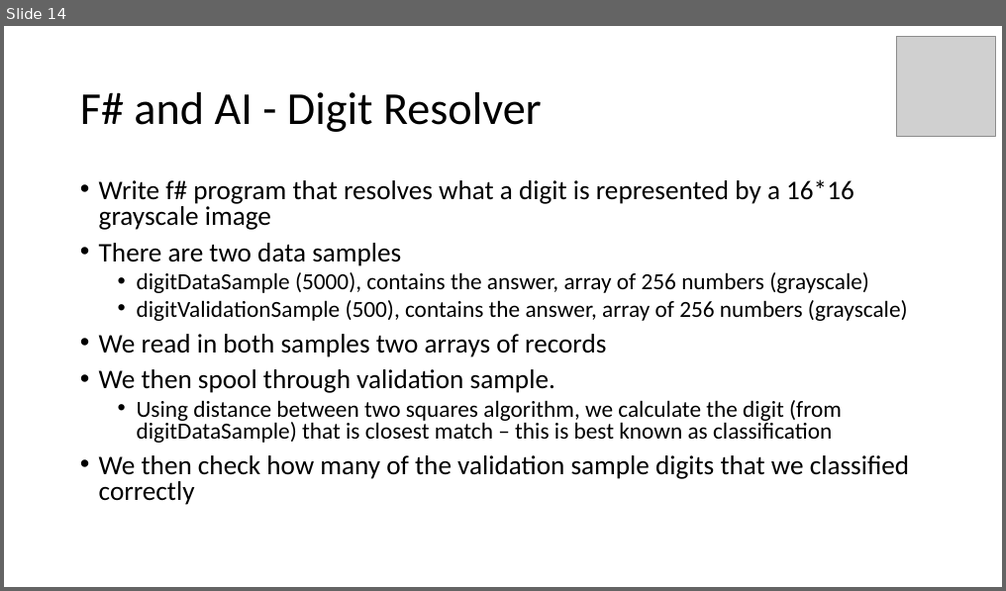
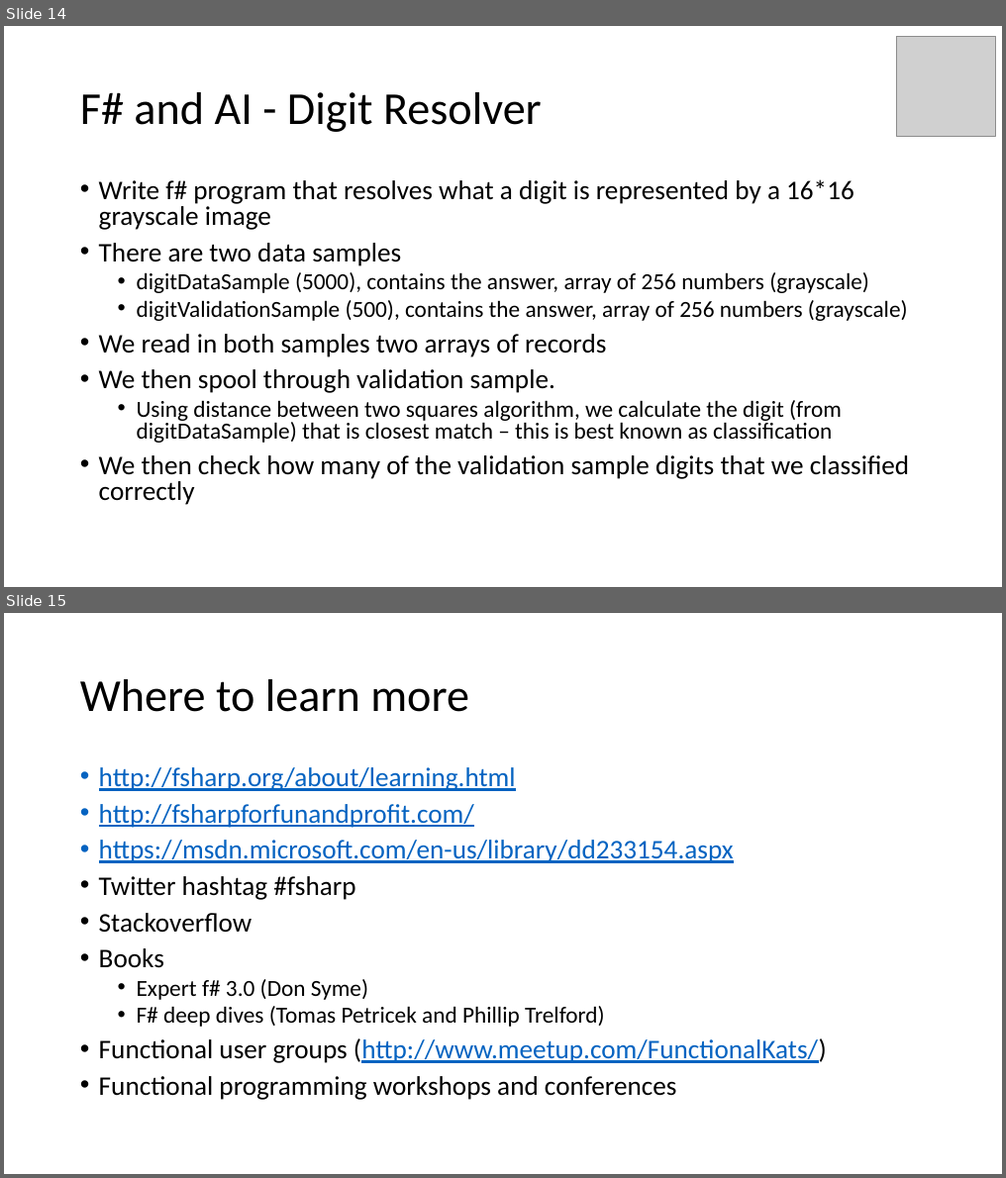
Before and after one commit to bstack/research, a slide deck: corkaltnet_func_concepts/func_prog_concepts_fsharp.pptx. Shown one above the other, each under a label of ours: slide 14 before the commit, slides 14 and 15 after it. The pictures are 1006x591 and 1006x1178 pixels, drawn with LibreOffice and Linux fonts; fonts in the diff are those of the drawing; grey boxes stand for pictures. Boxes give left, top, right and bottom in pixels: in the first picture for what was removed or moved away, otherwise in the second. Text is boxed around its words. In the diff, an @@ line names an element or a change of style, - is before the commit and + after.

```diff
--- a/corkaltnet_func_concepts/func_prog_concepts_fsharp.pptx
+++ b/corkaltnet_func_concepts/func_prog_concepts_fsharp.pptx
@@ slide 15 added at bbox=[4, 613, 1002, 1174], background #FFFFFF @@
@@ title added at bbox=[80, 679, 469, 712], 44 pt, text #000000 @@
+Where to learn more
@@ text added at bbox=[99, 767, 827, 1100], 25.9 pt, text #000000 @@
+• http://fsharp.org/about/learning.html
+• http://fsharpforfunandprofit.com/
+• https://msdn.microsoft.com/en-us/library/dd233154.aspx
+• Twitter hashtag #fsharp
+• Stackoverflow
+• Books
+  • Expert f# 3.0 (Don Syme)
+  • F# deep dives (Tomas Petricek and Phillip Trelford)
+• Functional user groups (http://www.meetup.com/FunctionalKats/)
+• Functional programming workshops and conferences
```
Also in this commit, not shown: 2 slides changed.
